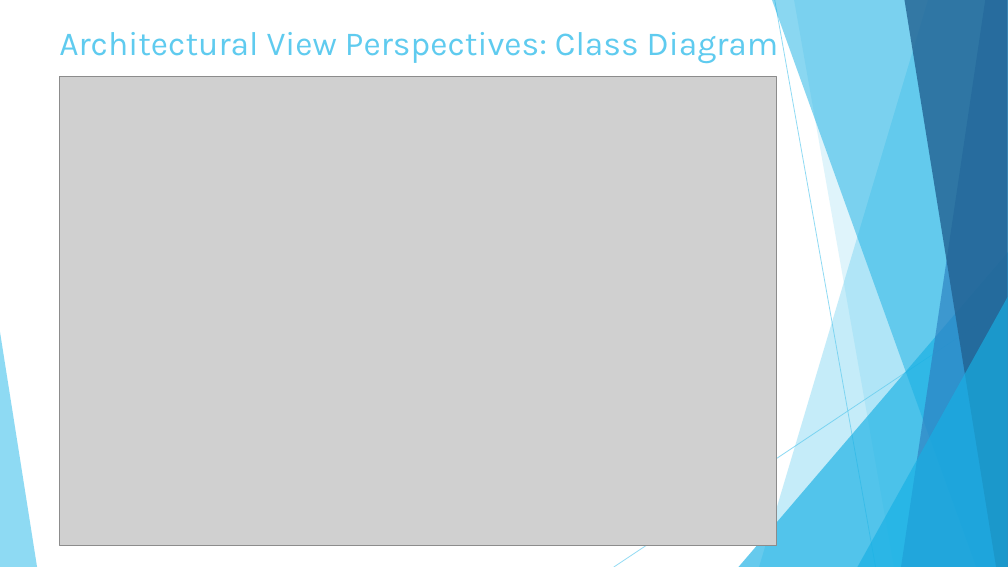
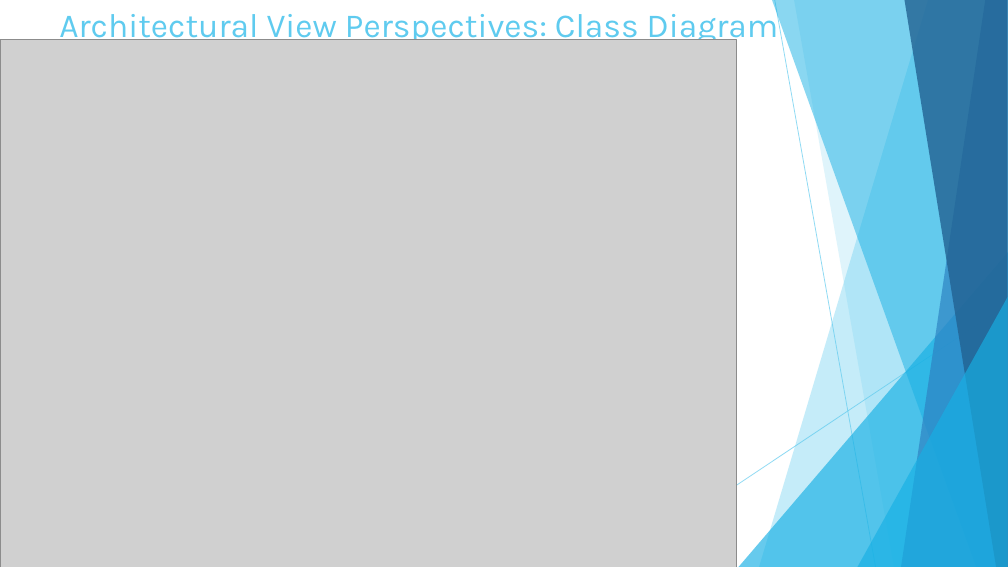
Before and after one commit to KodeFu/cse682, a slide deck: slide 31 of Test Framework Final Presentation.pptx. Drawn at 1008x567 pixels with LibreOffice and Linux fonts; fonts in the diff are those of the drawing; grey boxes stand for pictures. Boxes give left, top, right and bottom in pixels: in the first picture for what was removed or moved away, otherwise in the second. Text is boxed around its words. In the diff, an @@ line names an element or a change of style, - is before the commit and + after.

Commit message:
Revisions for class submissions

```diff
--- a/Test Framework Final Presentation.pptx
+++ b/Test Framework Final Presentation.pptx
@@ title "Architectural View Perspectives: Class Diagram" rewrapped from (59, 32, 779, 63) to (59, 7, 779, 46) @@
@@ picture: place and size @@
-picture at (60, 76, 777, 546)
+picture at (0, 40, 737, 567)
```
Also in this commit, not shown: 5 other slides changed, 2 other files.
